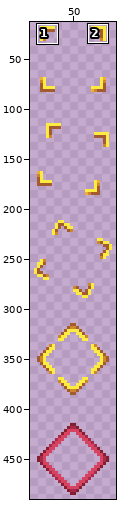
A sprite sheet gets an edit: src/main/resources/assets/dscombat/textures/ui/ping_hud.png. The first picture is a wide view before the edit; the outline marks the close-up.
Close-up. Before the edit:
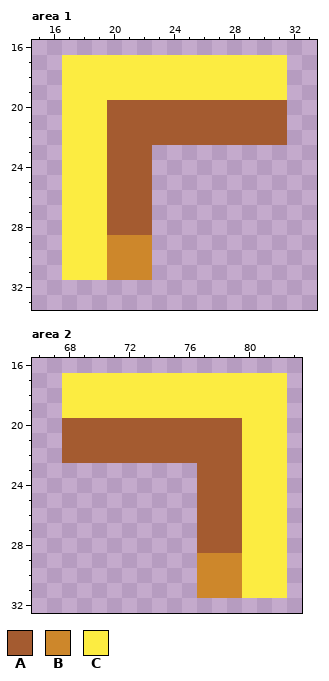
The file is 100x500 pixels. Shown: area 1: x 15..33, y 16..33; area 2: x 66..83, y 16..32. The wide view leaves out empty margins. The commit also changed other parts of the picture, which this record leaves out.
Palette (. is transparent): A #a45b30  B #cd872b  C #fcec41
Pixels before, area 1, first column x 17:
17 CCCCCCCCCCCCCCC
18 CCCCCCCCCCCCCCC
19 CCCCCCCCCCCCCCC
20 CCCAAAAAAAAAAAA
21 CCCAAAAAAAAAAAA
22 CCCAAAAAAAAAAAA
23 CCCAAA.........
24 CCCAAA.........
25 CCCAAA.........
26 CCCAAA.........
27 CCCAAA.........
28 CCCAAA.........
29 CCCBBB.........
30 CCCBBB.........
31 CCCBBB.........
Pixels before, area 2, first column x 68:
17 CCCCCCCCCCCCCCC
18 CCCCCCCCCCCCCCC
19 CCCCCCCCCCCCCCC
20 AAAAAAAAAAAACCC
21 AAAAAAAAAAAACCC
22 AAAAAAAAAAAACCC
23 .........AAACCC
24 .........AAACCC
25 .........AAACCC
26 .........AAACCC
27 .........AAACCC
28 .........AAACCC
29 .........BBBCCC
30 .........BBBCCC
31 .........BBBCCC
The result:
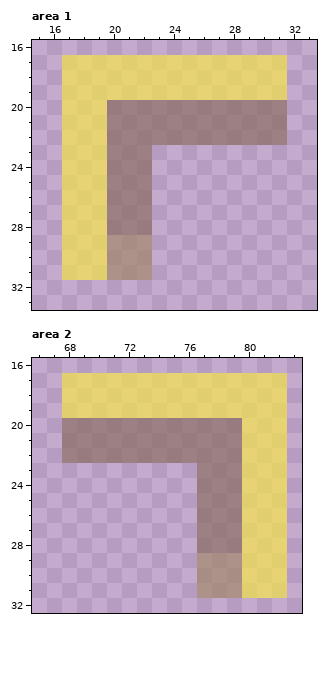
Changes in this commit:
Colour A changes from #a45b30 to #8467569e.
Colour B changes from #cd872b to #9f84609e.
Colour C changes from #fcec41 to #fcec3e9e.
